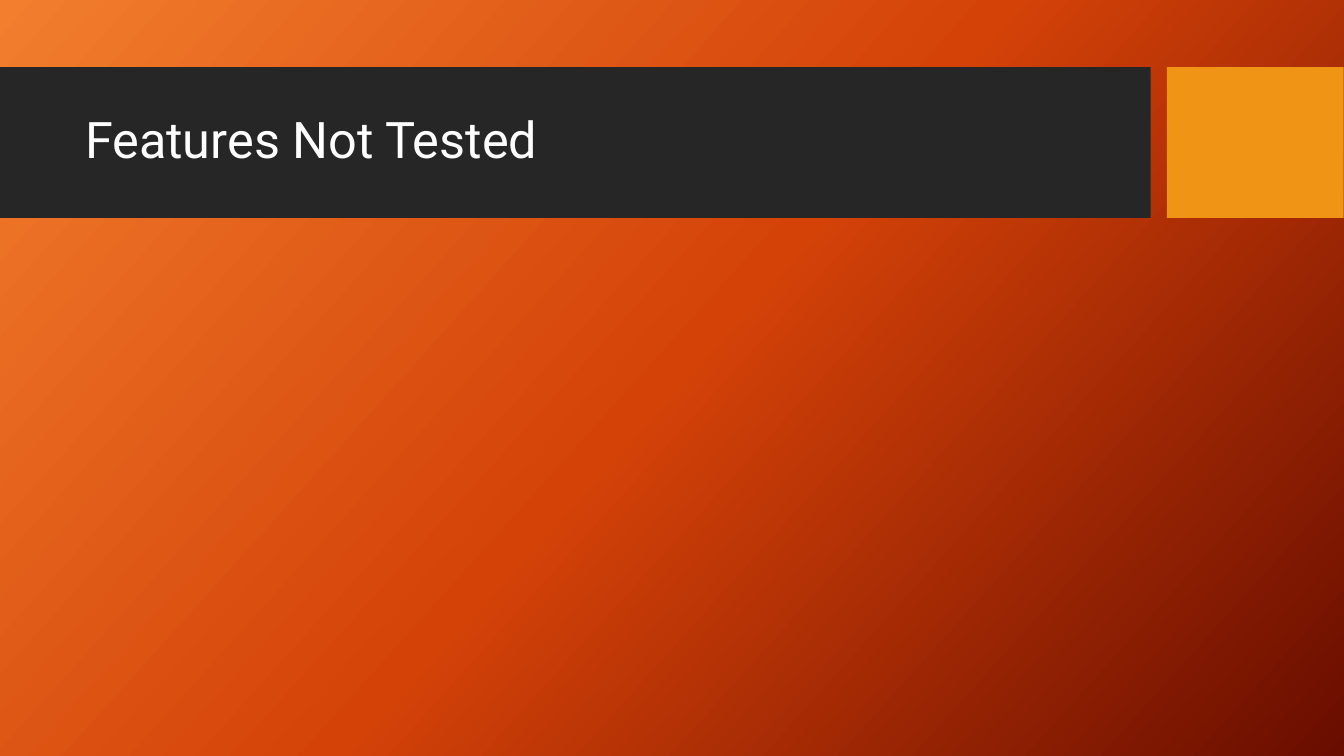
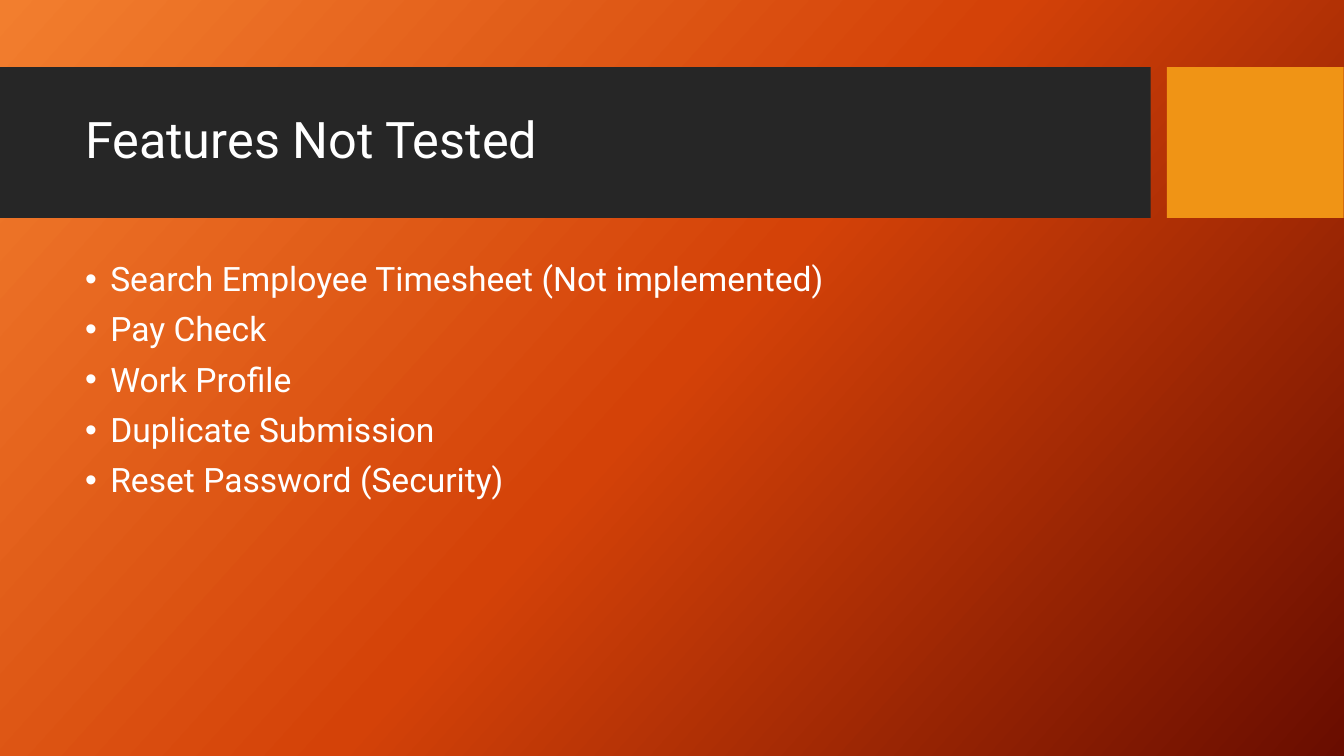
Before and after one commit to zzzzakhar/CEN4072-Team-1, a slide deck: slide 9 of Presentation1.pptx (slide 10 before the commit). Drawn at 1344x756 pixels with LibreOffice and Linux fonts; fonts in the diff are those of the drawing; background and template pictures are left out. Boxes give left, top, right and bottom in pixels: in the first picture for what was removed or moved away, otherwise in the second. Text is boxed around its words. In the diff, an @@ line names an element or a change of style, - is before the commit and + after.

Commit message:
More edits to PPT

```diff
--- a/Presentation1.pptx
+++ b/Presentation1.pptx
@@ text added at <box>110,264,824,500</box>, 24 pt, text #FFFFFF @@
+• Search Employee Timesheet (Not implemented)
+• Pay Check
+• Work Profile
+• Duplicate Submission
+• Reset Password (Security)
```
Also in this commit, not shown: 4 other slides changed, 3 slides added, 2 slides removed.
